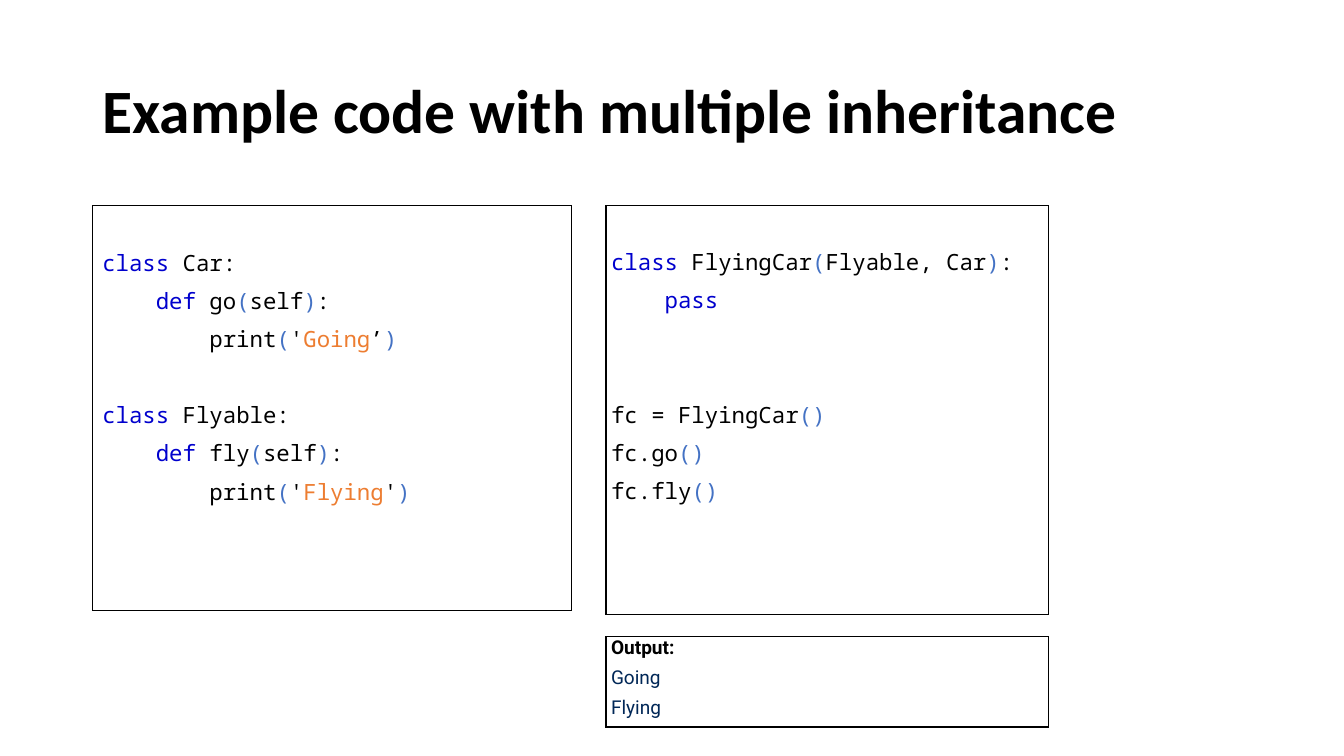
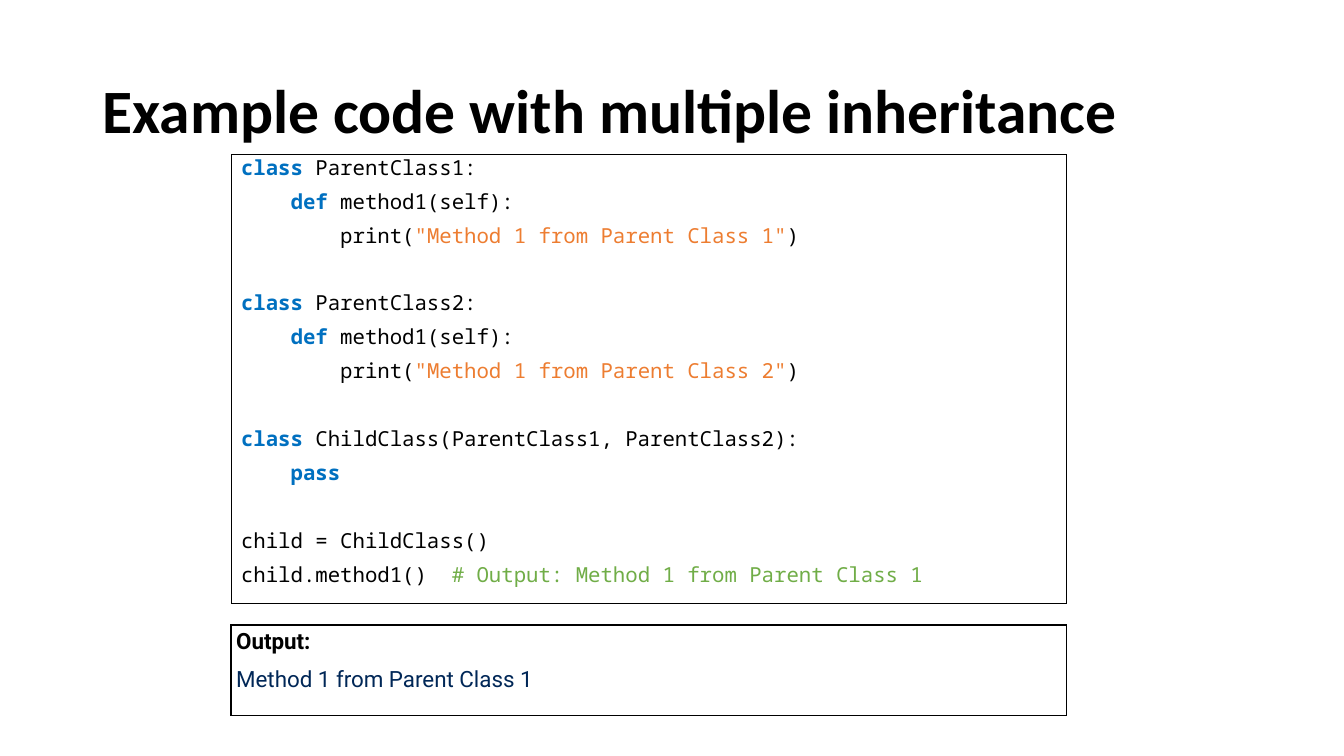
Before and after one commit to UCLL-PR2/exercises, a slide deck: slide 23 of 02-inheritance_overriding/programming2_inheritance_overriding.pptx. Drawn at 1344x756 pixels with LibreOffice and Linux fonts; fonts in the diff are those of the drawing. Boxes give left, top, right and bottom in pixels: in the first picture for what was removed or moved away, otherwise in the second. Text is boxed around its words. In the diff, an @@ line names an element or a change of style, - is before the commit and + after.

Commit message:
slides

```diff
--- a/02-inheritance_overriding/programming2_inheritance_overriding.pptx
+++ b/02-inheritance_overriding/programming2_inheritance_overriding.pptx
@@ rectangle "class ParentClass1:": place and size @@
-rectangle "class ParentClass1:" at [93,206,572,611]
+rectangle "class ParentClass1:" at [231,154,1067,603]
@@ text in rectangle at [241,159,922,587]: text changed; size 16 to 14.8 pt @@
-class Car:
-def go(self):
-print('Going’)
-class Flyable:
-def fly(self):
-print('Flying')
+class ParentClass1:
+def method1(self):
+print("Method 1 from Parent Class 1")
+class ParentClass2:
+def method1(self):
+print("Method 1 from Parent Class 2")
+class ChildClass(ParentClass1, ParentClass2):
+pass
+child = ChildClass()
+child.method1() # Output: Method 1 from Parent Class 1
@@ rectangle removed at [606,206,1049,615] @@
-class FlyingCar(Flyable, Car):
-pass
-fc = FlyingCar()
-fc.go()
-fc.fly()
@@ rectangle "Output:": place and size @@
-rectangle "Output:" at [606,636,1049,727]
+rectangle "Output:" at [231,625,1067,716]
@@ text in rectangle at [236,633,310,654]: size 13.6 to 16 pt in "Output:"; line spacing 0.7 to 0.9 @@
@@ text in rectangle at [236,670,533,688]: text changed; size 13.6 to 16 pt @@
-Going
-Flying
+Method 1 from Parent Class 1
```
Also in this commit, not shown: 1 other slide changed, 4 other files.
